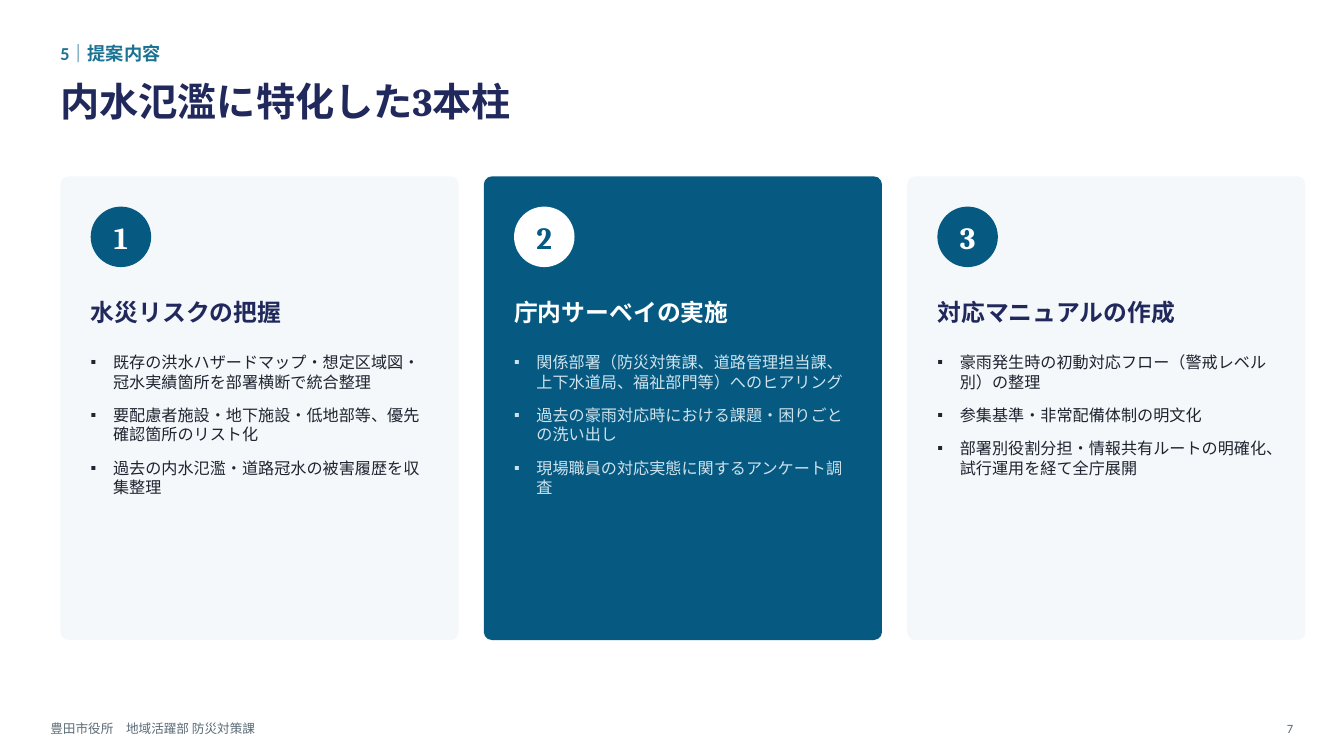
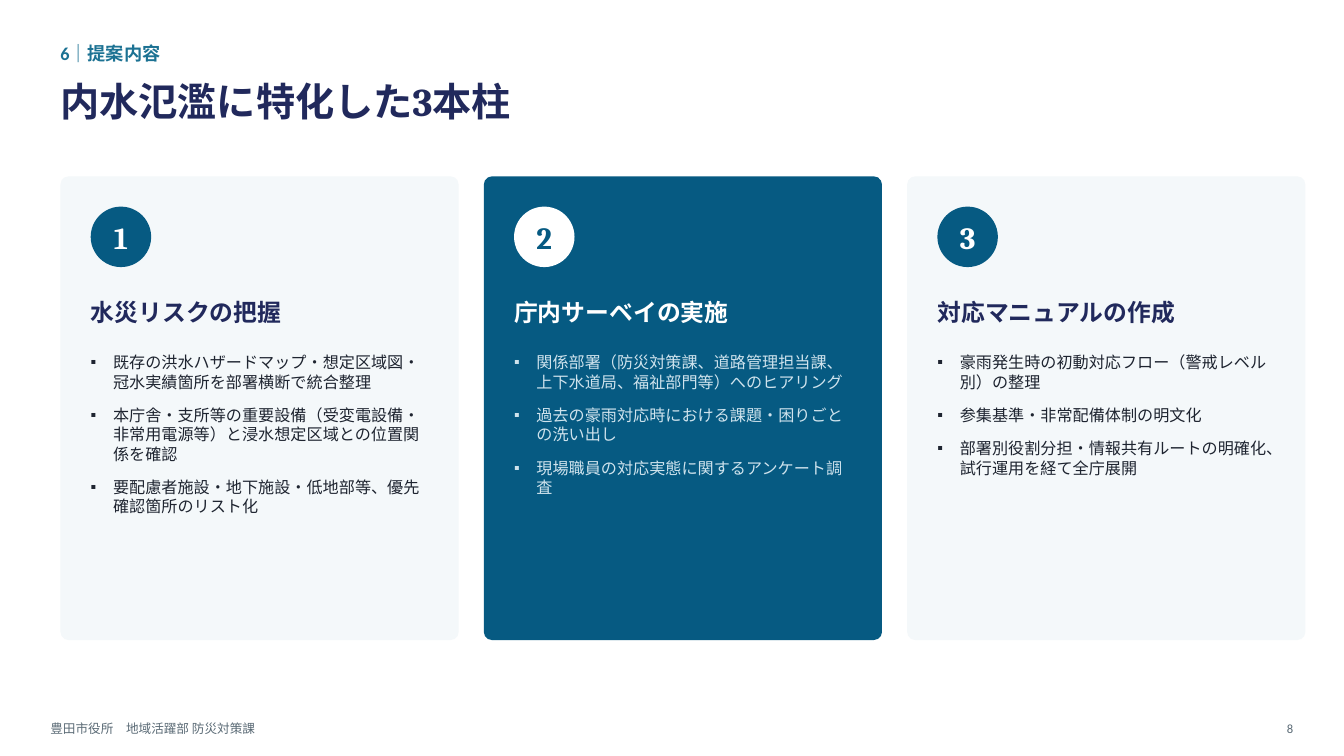
Before and after one commit to ryuheiito/20260915, a slide deck: slide 8 of 内水氾濫リスク把握・対応マニュアル整備事業_提案スライド.pptx (slide 7 before the commit). Drawn at 1344x756 pixels with LibreOffice and Linux fonts; fonts in the diff are those of the drawing. Boxes give left, top, right and bottom in pixels: in the first picture for what was removed or moved away, otherwise in the second. Text is boxed around its words. In the diff, an @@ line names an element or a change of style, - is before the commit and + after.

```diff
--- a/内水氾濫リスク把握・対応マニュアル整備事業_提案スライド.pptx
+++ b/内水氾濫リスク把握・対応マニュアル整備事業_提案スライド.pptx
@@ text at (60, 45, 160, 62): text changed @@
-5｜提案内容
+6｜提案内容
@@ text at (113, 407, 419, 462): paragraph added @@
+▪ 本庁舎・支所等の重要設備（受変電設備・非常用電源等）と浸水想定区域との位置関係を確認
@@ text at (113, 460, 419, 494): paragraph removed @@
-▪ 過去の内水氾濫・道路冠水の被害履歴を収集整理
@@ text at (1287, 724, 1293, 733): text changed @@
-7
+8
```
Also in this commit, not shown: 3 other slides changed, 1 slide added, 1 other file.
